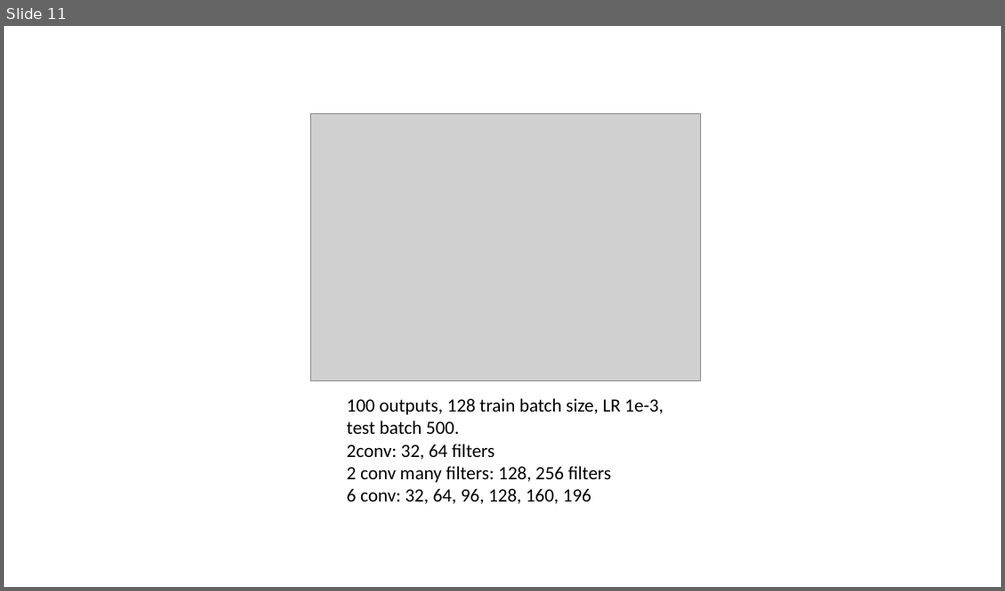
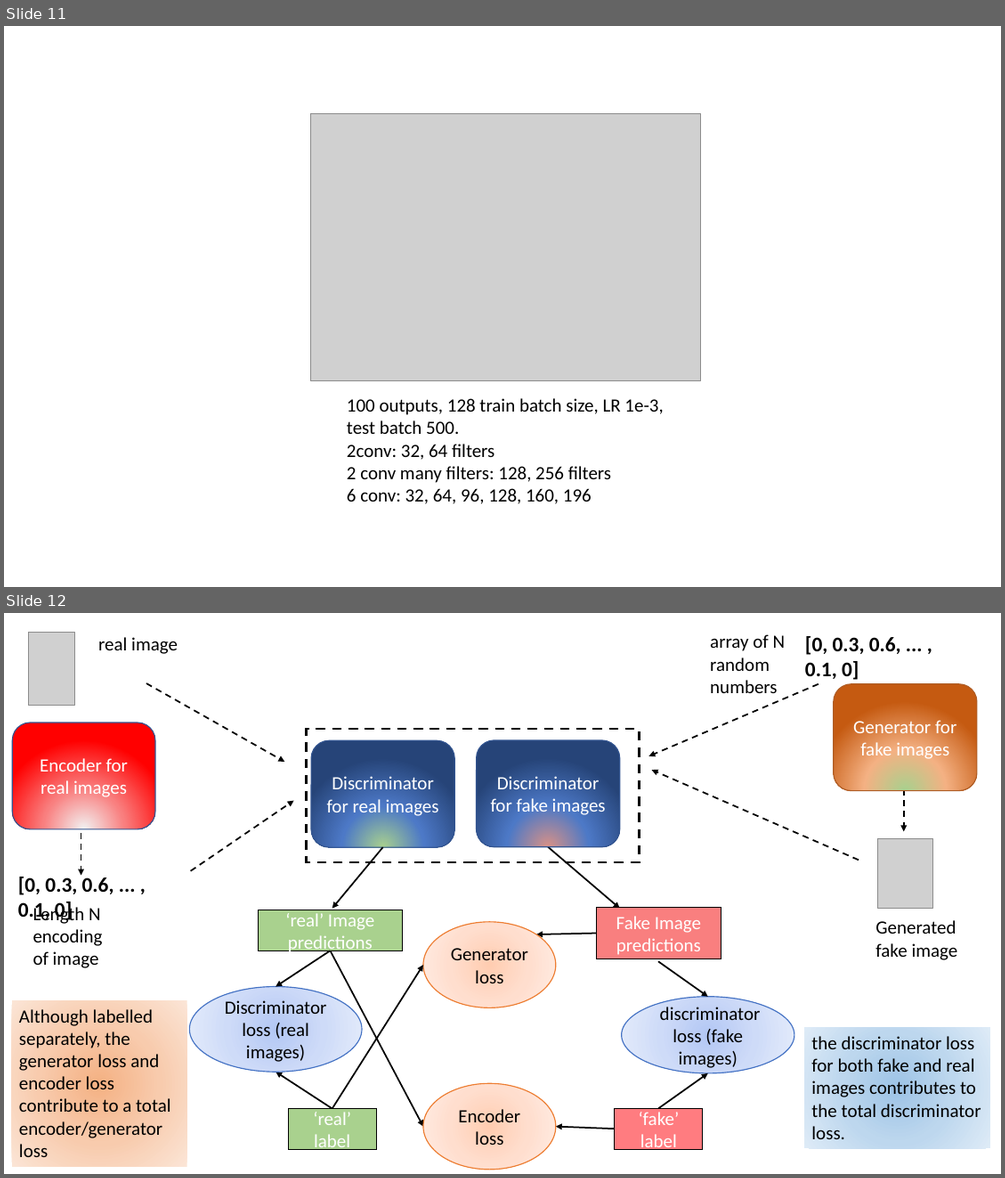
Before and after one commit to SebStrug/ML-for-Chinese-Calligraphy, a slide deck: Compiled graphs.pptx. Shown one above the other, each under a label of ours: slide 11 before the commit, slides 11 and 12 after it. The pictures are 1005x591 and 1005x1178 pixels, drawn with LibreOffice and Linux fonts; fonts in the diff are those of the drawing; grey boxes stand for pictures. Boxes give left, top, right and bottom in pixels: in the first picture for what was removed or moved away, otherwise in the second. Text is boxed around its words. In the diff, an @@ line names an element or a change of style, - is before the commit and + after.

```diff
--- a/Compiled graphs.pptx
+++ b/Compiled graphs.pptx
@@ slide 12 added at box(4, 613, 1001, 1174), background #FFFFFF @@
@@ group added at box(11, 633, 989, 1169): 16 arrows, 7 rectangles, 6 texts, 4 rounded rectangles, 4 ellipses, 2 pictures @@
+Discriminator for real images
+real image
+Discriminator for fake images
+Generator for fake images
+[0, 0.3, 0.6, ... , 0.1, 0]
+array of N random numbers
+Generator loss
+discriminator loss (fake images)
+‘fake’ label
+‘real’ label
+Discriminator loss (real images)
+Generated fake image
+Encoder for real images
+Length N encoding of image
+[0, 0.3, 0.6, ... , 0.1, 0]
+‘real’ Image predictions
+Fake Image predictions
+Encoder loss
+Although labelled separately, the generator loss and encoder loss contribute to a total encoder/generator loss
+the discriminator loss for both fake and real images contributes to the total discriminator loss.
```
Also in this commit, not shown: 1 slide changed.
